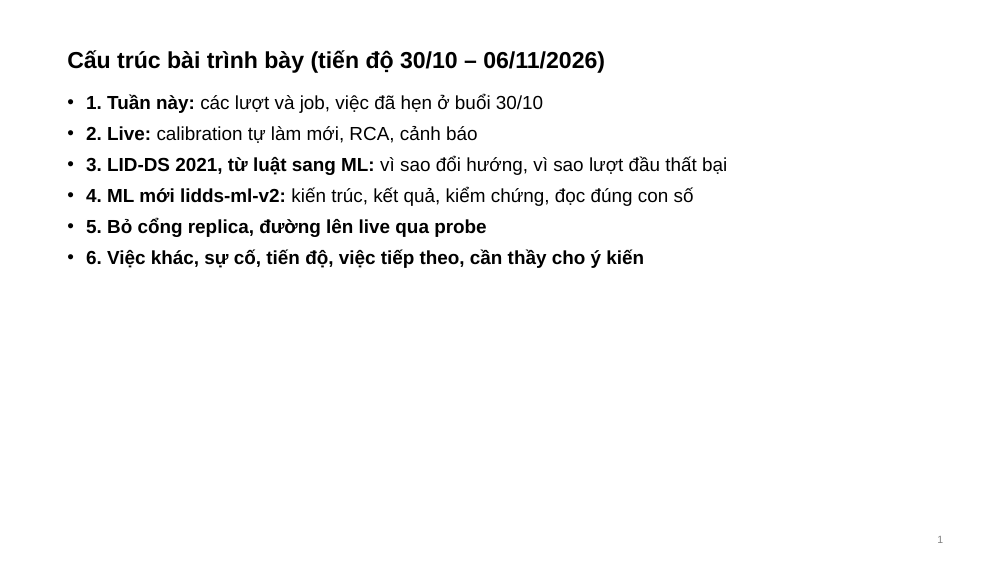
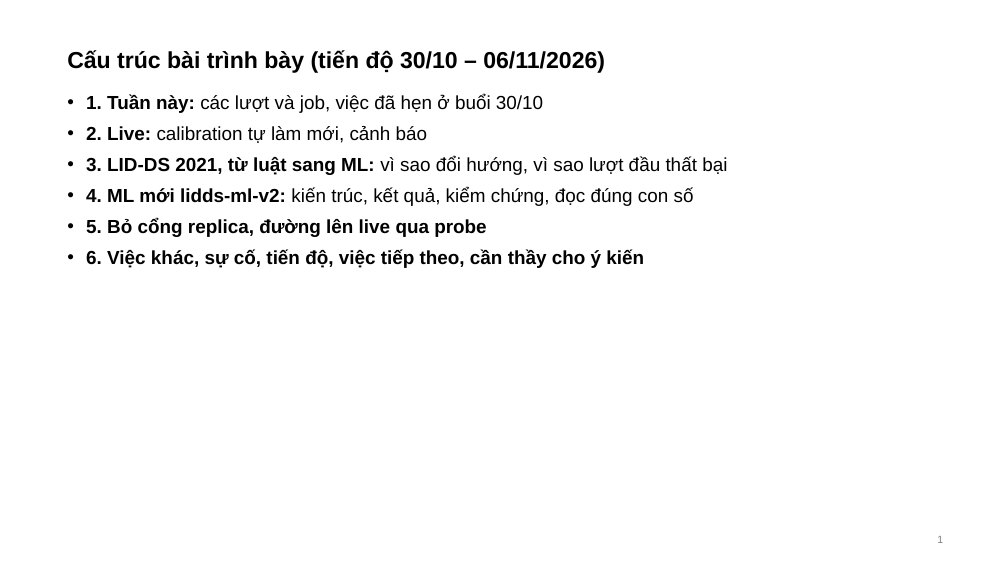
Before and after one commit to tndat-dev/eBPF-project, a slide deck: slide 1 of docs/Slide-runtime_security(06_11).pptx. Drawn at 1008x567 pixels with LibreOffice and Linux fonts; fonts in the diff are those of the drawing. Boxes give left, top, right and bottom in pixels: in the first picture for what was removed or moved away, otherwise in the second. Text is boxed around its words. In the diff, an @@ line names an element or a change of style, - is before the commit and + after.

```diff
--- a/docs/Slide-runtime_security(06_11).pptx
+++ b/docs/Slide-runtime_security(06_11).pptx
@@ text at bbox=[86, 126, 428, 143]: text changed @@
-• 2. Live: calibration tự làm mới, RCA, cảnh báo
+• 2. Live: calibration tự làm mới, cảnh báo
```
Also in this commit, not shown: 11 other slides changed, 5 slides removed, 1 other file.
